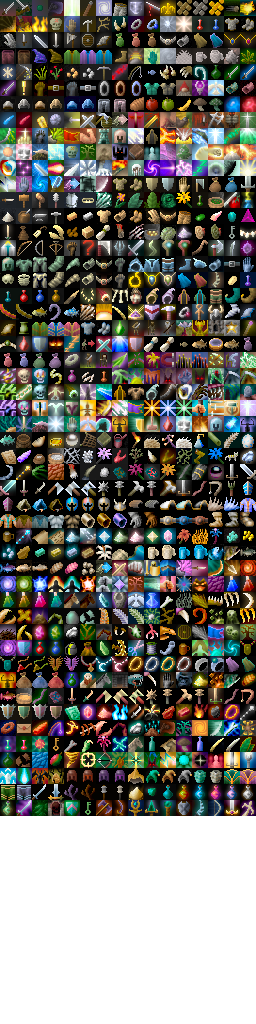
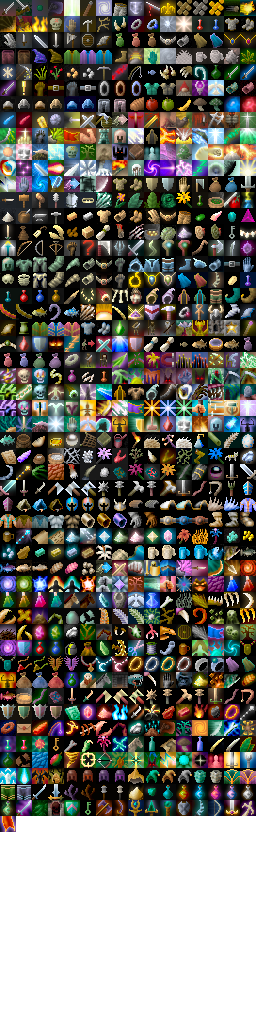
Layers edited between the first and the second 256 × 1024 image:
painted on "Background" over [2, 816, 15, 832]
painted on "shade" over [0, 816, 16, 832]
